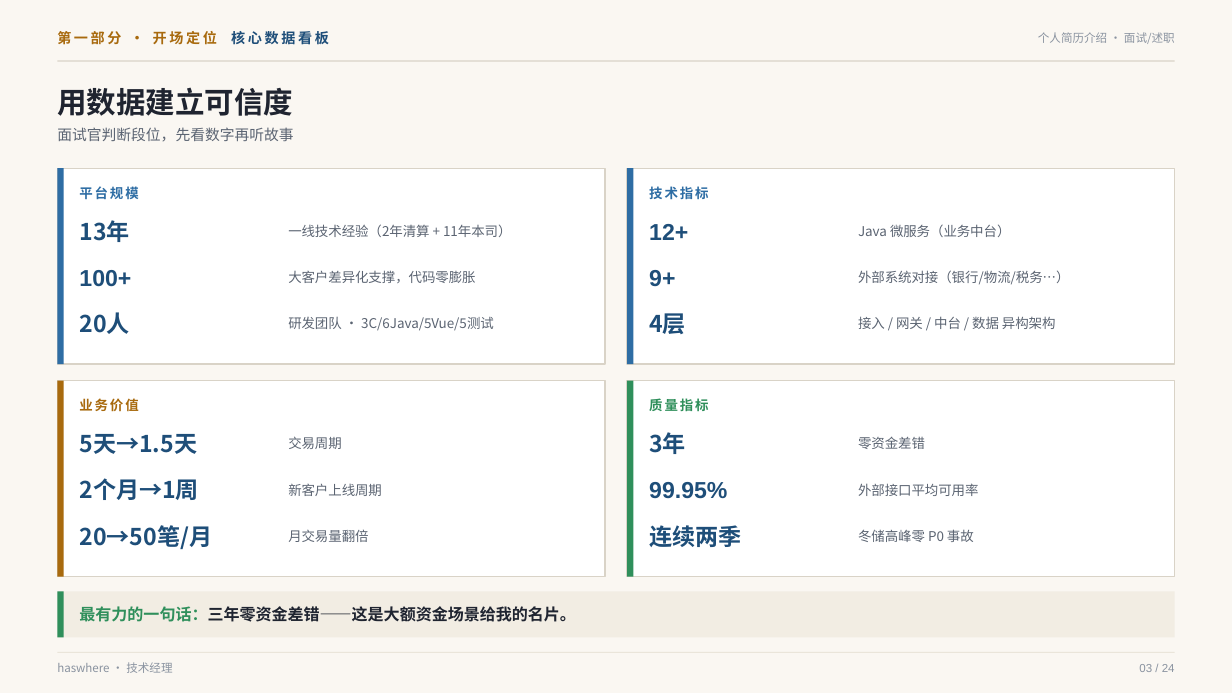
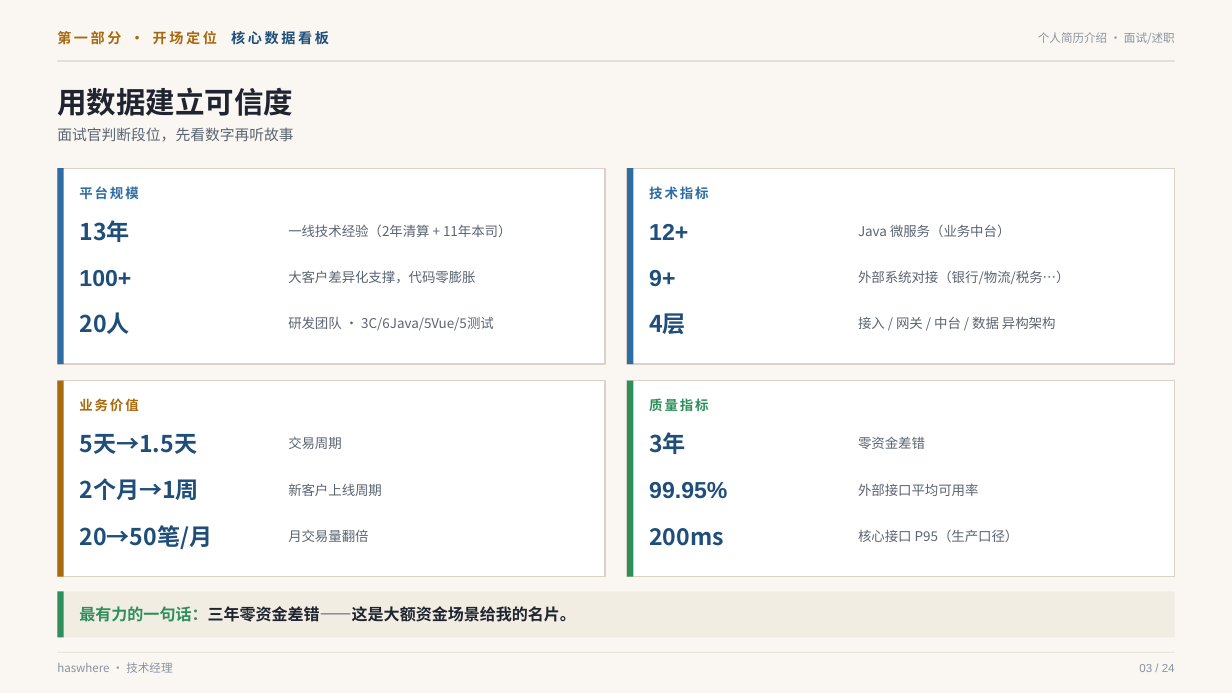
Before and after one commit to qq940043871/personal-investment-notes, a slide deck: slide 3 of 01-个人简历/07-面试介绍PPT/个人简历介绍-24页.pptx. Drawn at 1232x693 pixels with LibreOffice and Linux fonts; fonts in the diff are those of the drawing. Boxes give left, top, right and bottom in pixels: in the first picture for what was removed or moved away, otherwise in the second. Text is boxed around its words. In the diff, an @@ line names an element or a change of style, - is before the commit and + after.

Commit message:
docs: 删除「冬储高峰连续两季零 P0」业绩表述，重导 PPT 与 PDF
- 简历/面试计划/技术管理三类文档统一移除该表述，保留 P95 200ms 等其余口径
- build-deck.mjs、build-intro.mjs 与 index.html 同步修改
- 三个 pptx 成品按新文案改写，render 目录两份 PDF 重新导出

```diff
--- a/01-个人简历/07-面试介绍PPT/个人简历介绍-24页.pptx
+++ b/01-个人简历/07-面试介绍PPT/个人简历介绍-24页.pptx
@@ text at [649, 528, 724, 546]: text changed @@
-连续两季
+200ms
@@ text at [858, 529, 1019, 542]: text changed @@
-冬储高峰零 P0 事故
+核心接口 P95（生产口径）
```
Also in this commit, not shown: 16 other files.
